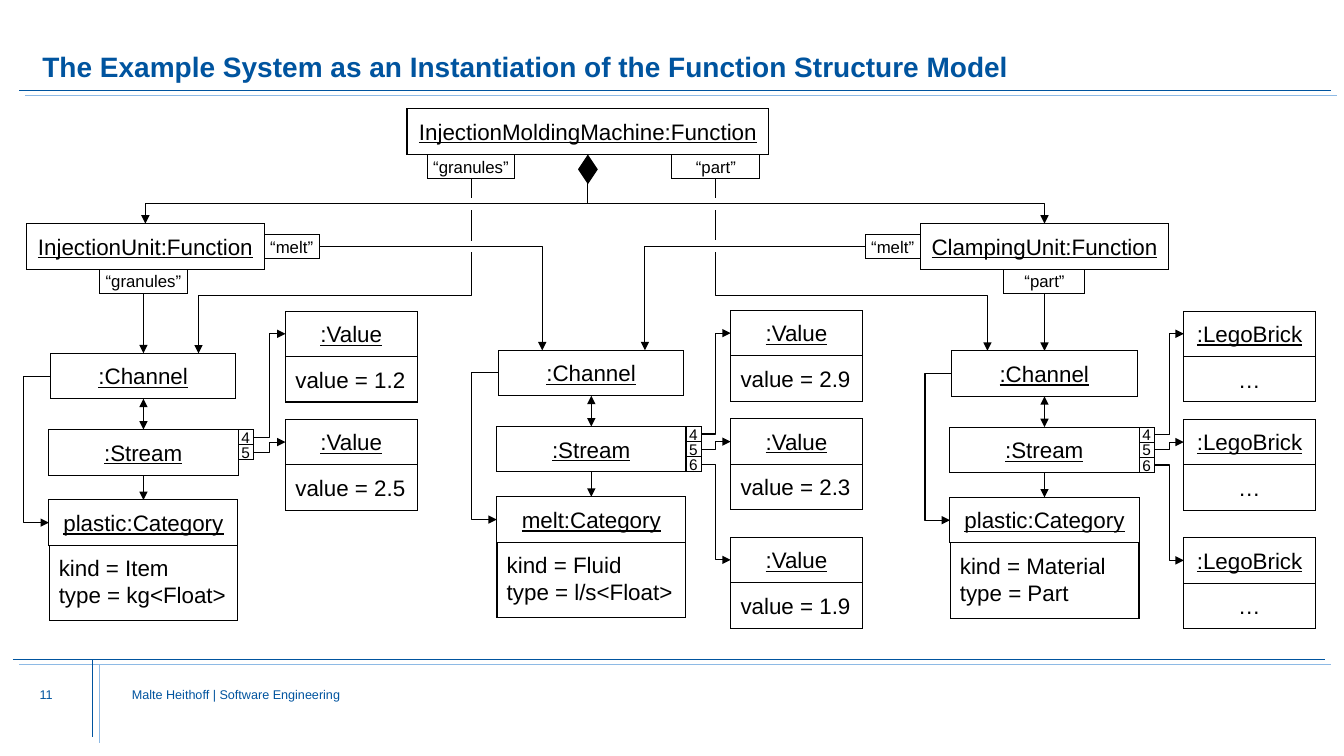
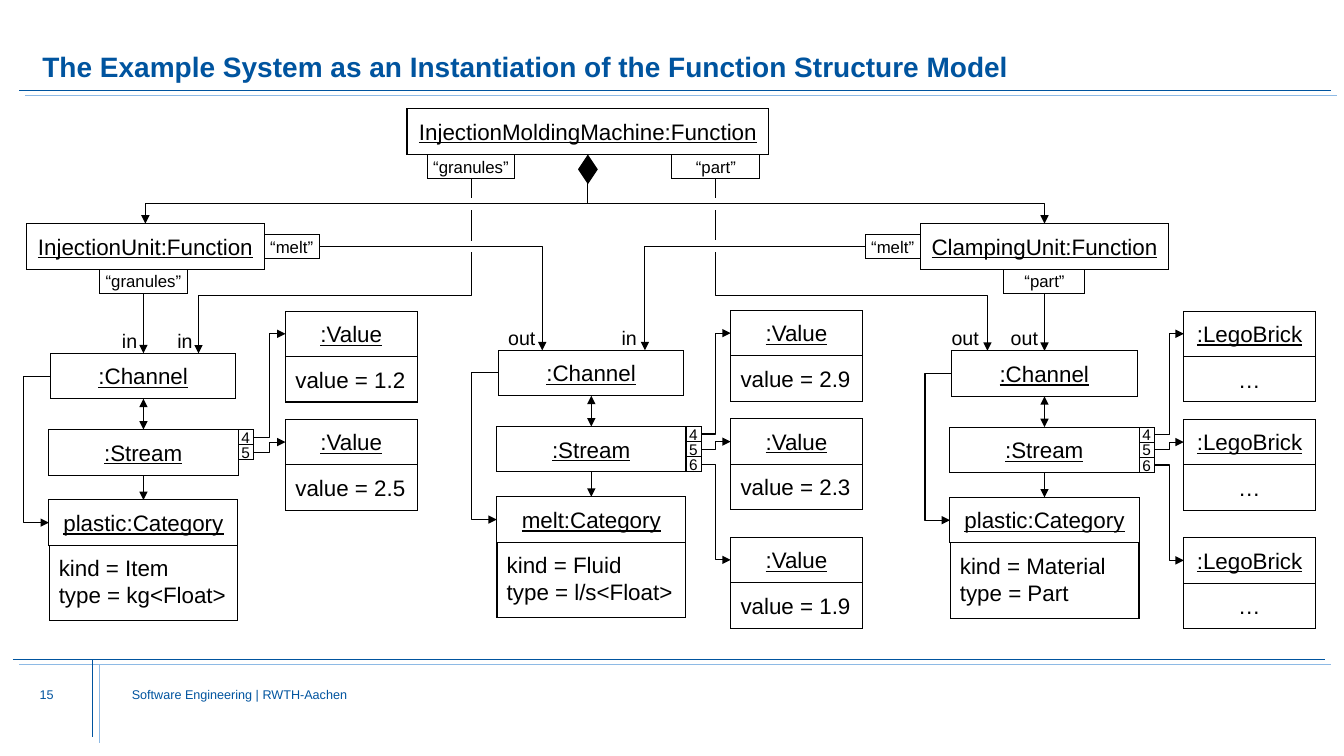
Before and after one commit to Fishi2402/montigem, a slide deck: slide 15 of products/syse_functions/doc/FunctionStructure.Explanation.pptx (slide 11 before the commit). Drawn at 1344x756 pixels with LibreOffice and Linux fonts; fonts in the diff are those of the drawing; background and template pictures are left out. Boxes give left, top, right and bottom in pixels: in the first picture for what was removed or moved away, otherwise in the second. Text is boxed around its words. In the diff, an @@ line names an element or a change of style, - is before the commit and + after.

Commit message:
FunctionStructure Update

```diff
--- a/products/syse_functions/doc/FunctionStructure.Explanation.pptx
+++ b/products/syse_functions/doc/FunctionStructure.Explanation.pptx
@@ text added at [122, 333, 137, 348], 14 pt, text #000000 @@
+in
@@ text added at [177, 333, 192, 348], 14 pt, text #000000 @@
+in
@@ text added at [508, 332, 535, 346], 14 pt, text #000000 @@
+out
@@ text added at [622, 330, 637, 345], 14 pt, text #000000 @@
+in
@@ text added at [952, 332, 979, 346], 14 pt, text #000000 @@
+out
@@ text added at [1011, 332, 1038, 346], 14 pt, text #000000 @@
+out
@@ page number at [40, 690, 54, 699]: text changed @@
-11
+15
@@ text at [132, 690, 348, 702]: text changed @@
-Malte Heithoff | Software Engineering
+Software Engineering | RWTH-Aachen
```
Also in this commit, not shown: 16 other slides changed, 4 slides added, 15 slides removed, 1 other file.
